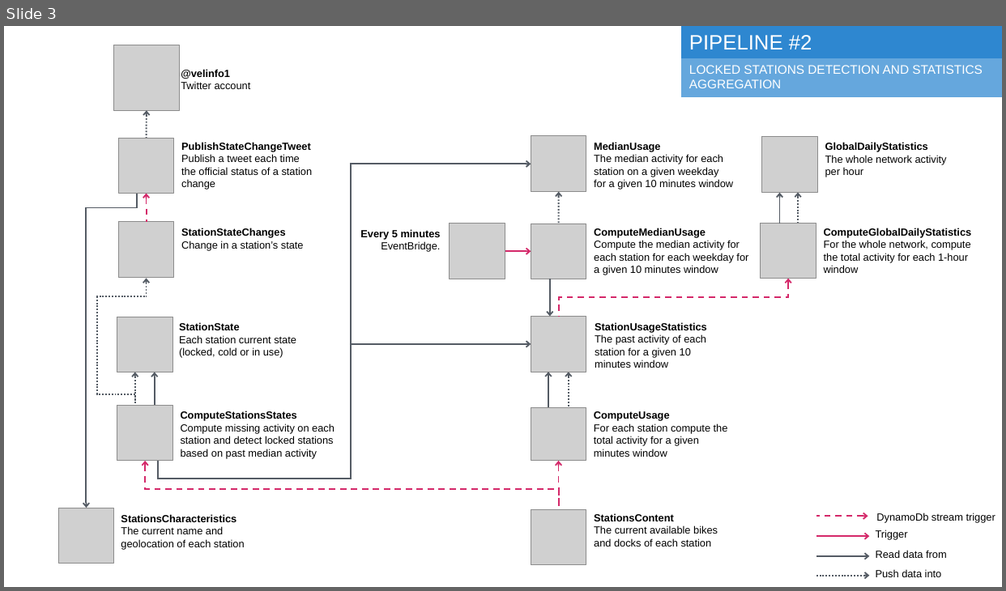
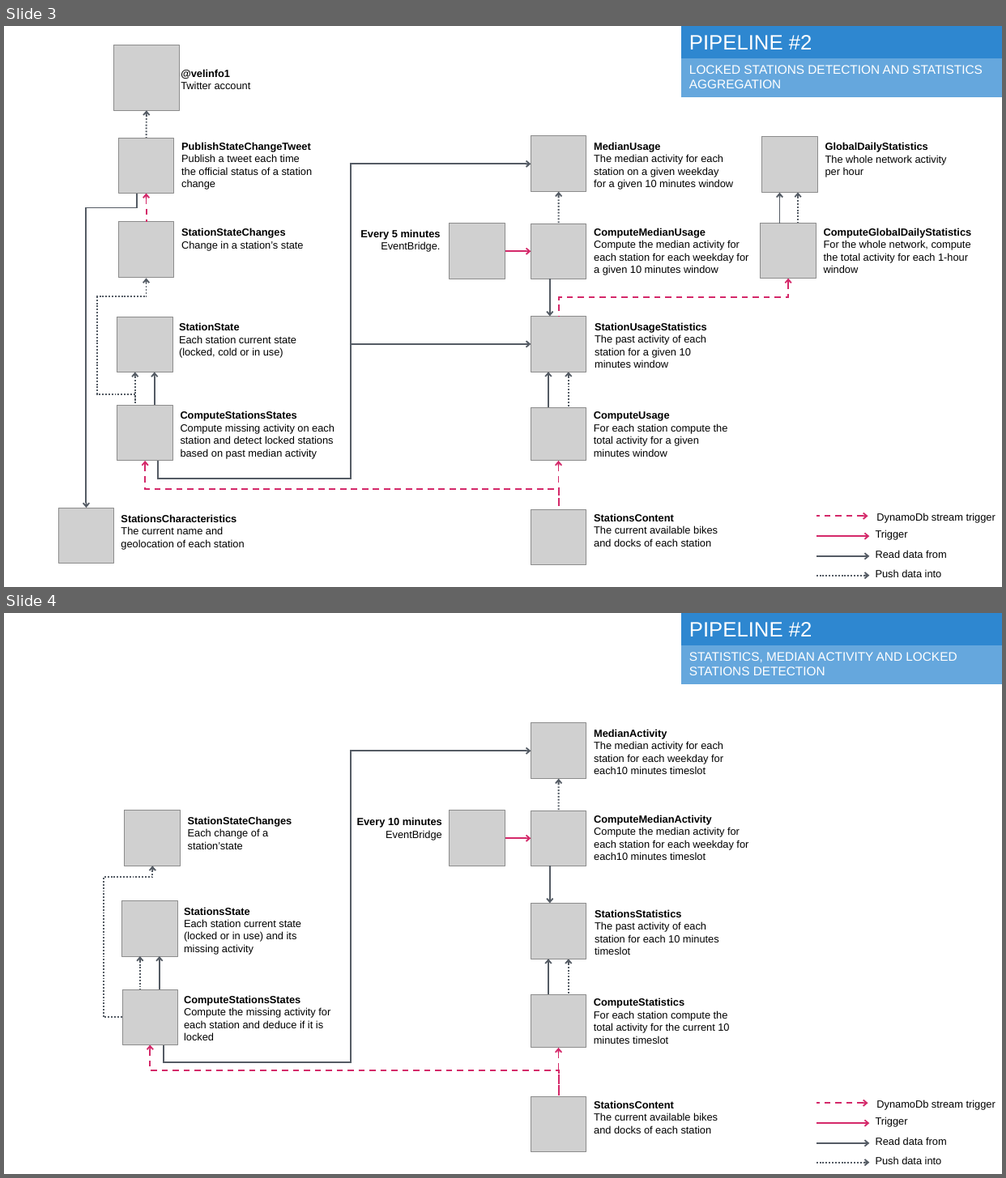
Before and after one commit to ouvreboite/velinfo, a slide deck: docs/velinfo_architecture.pptx. Shown one above the other, each under a label of ours: slide 3 before the commit, slides 3 and 4 after it. The pictures are 1006x591 and 1006x1178 pixels, drawn with LibreOffice and Linux fonts; fonts in the diff are those of the drawing; grey boxes stand for pictures. Boxes give left, top, right and bottom in pixels: in the first picture for what was removed or moved away, otherwise in the second. Text is boxed around its words. In the diff, an @@ line names an element or a change of style, - is before the commit and + after.

```diff
--- a/docs/velinfo_architecture.pptx
+++ b/docs/velinfo_architecture.pptx
@@ slide 4 added at box(4, 613, 1002, 1174), background #FFFFFF @@
@@ rectangle added at box(682, 613, 1002, 645), fill #2E87D0, outline #2E87D0 1 pt, 20 pt, text #FFFFFF @@
+PIPELINE #2
@@ rectangle added at box(682, 645, 1002, 684), fill #65A7DD, outline #65A7DD 1 pt, 12 pt, text #FFFFFF @@
+STATISTICS, MEDIAN ACTIVITY AND LOCKED STATIONS DETECTION
@@ elbow arrow added from (164, 1044) to (531, 751), #545B64 1.5 pt @@
@@ picture added at box(125, 811, 180, 866) @@
@@ text added at box(188, 816, 292, 850), 10 pt, text #000000 @@
+StationStateChanges
+Each change of a station’state
@@ text added at box(357, 817, 442, 840), 10 pt, text #000000, bold @@
+Every 10 minutes
+EventBridge
@@ picture added at box(450, 811, 505, 866) @@
@@ elbow arrow added from (505, 838) to (531, 838), #D42869 1.5 pt @@
@@ elbow arrow added from (122, 1017) to (152, 866), #545B64 1.5 pt dashed @@
@@ group added at box(531, 723, 748, 904): 2 texts, 2 pictures, 1 arrow, 1 elbow arrow @@
+MedianActivity
+The median activity for each station for each weekday for each10 minutes timeslot
+ComputeMedianActivity
+Compute the median activity for each station for each weekday for each10 minutes timeslot
@@ picture added at box(122, 901, 177, 956) @@
@@ text added at box(184, 907, 301, 955), 10 pt, text #000000 @@
+StationsState
+Each station current state (locked or in use) and its missing activity
@@ elbow arrow added from (140, 990) to (140, 956), #545B64 1.5 pt dashed @@
@@ arrow added from (160, 990) to (160, 956), #545B64 1.5 pt @@
@@ group added at box(531, 904, 729, 1097): 2 arrows, 2 texts, 2 pictures, 1 elbow arrow @@
+StationsStatistics
+The past activity of each station for each 10 minutes timeslot
+ComputeStatistics
+For each station compute the total activity for the current 10 minutes timeslot
@@ picture added at box(122, 990, 177, 1045) @@
@@ text added at box(184, 995, 330, 1041), 10 pt, text #000000 @@
+ComputeStationsStates
+Compute the missing activity for each station and deduce if it is locked
@@ elbow arrow added from (559, 1097) to (150, 1045), #D42869 1.5 pt dashed @@
@@ ellipse added at box(156, 1029, 171, 1044), fill #4472C4, outline #325491 1 pt @@
@@ ellipse added at box(160, 1035, 167, 1044), fill #4472C4, outline #325491 1 pt @@
@@ picture added at box(531, 1097, 586, 1152) @@
@@ text added at box(594, 1101, 718, 1134), 10 pt, text #000000 @@
+StationsContent
+The current available bikes and docks of each station
@@ arrow added from (817, 1103) to (868, 1103), #D42869 1.5 pt dashed @@
@@ text added at box(876, 1117, 908, 1127), 10 pt, text #000000 @@
+Trigger
@@ text added at box(876, 1100, 995, 1110), 10 pt, text #000000 @@
+DynamoDb stream trigger
@@ arrow added from (817, 1144) to (869, 1144), #545B64 1.5 pt @@
@@ arrow added from (817, 1123) to (869, 1123), #D42869 1.5 pt @@
@@ text added at box(876, 1137, 947, 1145), 10 pt, text #000000 @@
+Read data from
@@ arrow added from (817, 1163) to (869, 1163), #545B64 1.5 pt dashed @@
@@ text added at box(876, 1157, 942, 1165), 10 pt, text #000000 @@
+Push data into
```
Also in this commit, not shown: 4 other slides added, 2 slides removed.
